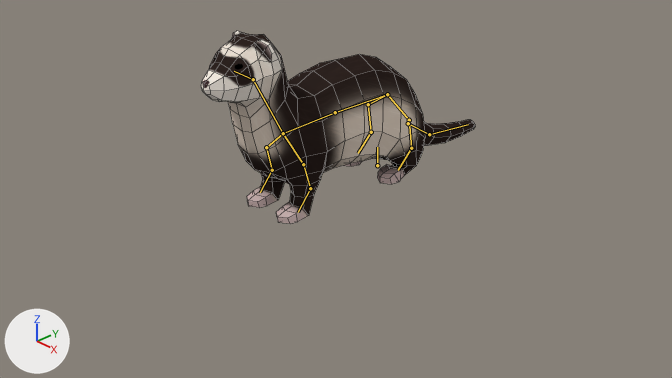
Before and after pictures for a commit that changed the Blender file Assets/Art/3D/Ferret/Ferret.blend.
Camera for both pictures: the file's camera 'Camera'. The lights are fixed; the arrows at lower left show +X, +Y and +Z. The older version comes first. Both versions are drawn at frame 1 of the action 'Ferret_Jump'; the numbers are the values there. The bones that bend it are drawn over the model as lines. Mesh edges are drawn as thin lines.

Names of what the first picture shows: 'Ferret'.
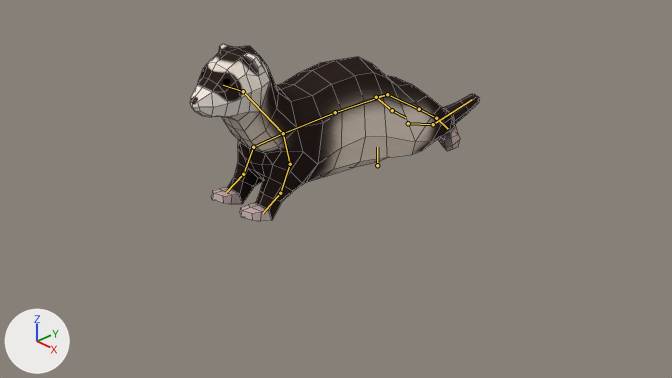
Boxes (x1, y1, x2, y2) around the edits, measured in the pictures (672 x 378 px):
'Ferret', posed (8% shorter): before (201, 31, 475, 224); after (190, 44, 480, 221)
bone 'Neck', root to tip: before (283, 133) to (253, 79); after (283, 133) to (243, 91)
bone 'Head', root to tip: before (253, 79) to (234, 71); after (243, 91) to (223, 85)
bone 'FrontLeg.001.L', root to tip: before (283, 133) to (303, 164); after (283, 133) to (290, 164)
bone 'FrontLeg.003.L', root to tip: before (310, 188) to (298, 212); after (280, 193) to (263, 213)
bone 'FrontLeg.001.R', root to tip: before (283, 133) to (266, 147); after (283, 133) to (253, 147)
bone 'FrontLeg.003.R', root to tip: before (272, 170) to (260, 192); after (243, 174) to (226, 192)
bone 'BackLeg.001.L', root to tip: before (387, 94) to (409, 120); after (387, 94) to (419, 109)
bone 'BackLeg.003.L', root to tip: before (411, 148) to (398, 170); after (436, 118) to (448, 129)
bone 'BackLeg.001.R', root to tip: before (387, 94) to (368, 104); after (387, 94) to (376, 97)
bone 'BackLeg.003.R', root to tip: before (371, 132) to (358, 153); after (392, 110) to (405, 117)
bone 'Tail.001', root to tip: before (408, 123) to (429, 134); after (408, 123) to (433, 124)

Edits to the bpy script that builds the scene:
```text
Change bone_neck:
    where bone_neck = bpy.data.objects['Armature'].pose.bones['Neck']  # child of 'Chest'
    bone_neck.rotation_quaternion: (1.0, 0.0, 0.0, 0.0) -> (0.994, 0.105, 0.0, 0.0)  # degrees (0, 0, 0) -> degrees (12, 0, 0)
Change bone_head:
    where bone_head = bpy.data.objects['Armature'].pose.bones['Head']  # child of 'Neck'
    bone_head.rotation_quaternion: (1.0, 0.0, 0.0, 0.0) -> (0.997, -0.074, 0.0, 0.0)  # degrees (0, 0, 0) -> degrees (-9, 0, 0)
Change bone_frontleg_001_l:
    where bone_frontleg_001_l = bpy.data.objects['Armature'].pose.bones['FrontLeg.001.L']  # child of 'Chest'
    bone_frontleg_001_l.rotation_quaternion: (1.0, 0.0, 0.0, 0.0) -> (0.93, -0.038, -0.278, 0.238)  # degrees (0, 0, 0) -> degrees (-14, -30, 32)
Change bone_frontleg_003_l:
    where bone_frontleg_003_l = bpy.data.objects['Armature'].pose.bones['FrontLeg.003.L']  # child of 'FrontLeg.002.L'
    bone_frontleg_003_l.rotation_quaternion: (1.0, 0.0, 0.0, 0.0) -> (0.98, 0.037, 0.0, -0.197)  # degrees (0, 0, 0) -> degrees (4, 1, -23)
Change bone_frontleg_001_r:
    where bone_frontleg_001_r = bpy.data.objects['Armature'].pose.bones['FrontLeg.001.R']  # child of 'Chest'
    bone_frontleg_001_r.rotation_quaternion: (1.0, 0.0, 0.0, 0.0) -> (0.936, -0.037, 0.267, -0.228)  # degrees (0, 0, 0) -> degrees (-13, 29, -31)
Change bone_frontleg_003_r:
    where bone_frontleg_003_r = bpy.data.objects['Armature'].pose.bones['FrontLeg.003.R']  # child of 'FrontLeg.002.R'
    bone_frontleg_003_r.rotation_quaternion: (1.0, 0.0, 0.0, 0.0) -> (0.985, 0.032, 0.0, 0.168)  # degrees (0, 0, 0) -> degrees (4, -1, 19)
Change bone_backleg_001_l:
    where bone_backleg_001_l = bpy.data.objects['Armature'].pose.bones['BackLeg.001.L']  # child of 'Origin'
    bone_backleg_001_l.rotation_quaternion: (1.0, 0.0, 0.0, 0.0) -> (0.911, 0.037, 0.343, 0.228)  # degrees (0, 0, 0) -> degrees (16, 37, 34)
Change bone_backleg_003_l:
    where bone_backleg_003_l = bpy.data.objects['Armature'].pose.bones['BackLeg.003.L']  # child of 'BackLeg.002.L'
    bone_backleg_003_l.rotation_quaternion: (1.0, 0.0, 0.0, 0.0) -> (0.923, 0.081, 0.0, 0.376)  # degrees (0, 0, 0) -> degrees (9, -4, 44)
Change bone_backleg_001_r:
    where bone_backleg_001_r = bpy.data.objects['Armature'].pose.bones['BackLeg.001.R']  # child of 'Origin'
    bone_backleg_001_r.rotation_quaternion: (1.0, 0.0, 0.0, 0.0) -> (0.942, 0.03, -0.279, -0.185)  # degrees (0, 0, 0) -> degrees (11, -31, -25)
Change bone_backleg_003_r:
    where bone_backleg_003_r = bpy.data.objects['Armature'].pose.bones['BackLeg.003.R']  # child of 'BackLeg.002.R'
    bone_backleg_003_r.rotation_quaternion: (1.0, 0.0, 0.0, 0.0) -> (0.847, 0.112, 0.0, -0.519)  # degrees (0, 0, 0) -> degrees (11, 7, -62)
Change bone_tail_001:
    where bone_tail_001 = bpy.data.objects['Armature'].pose.bones['Tail.001']  # child of 'Origin'
    bone_tail_001.rotation_quaternion: (1.0, 0.0, 0.0, 0.0) -> (0.99, 0.14, 0.0, 0.0)  # degrees (0, 0, 0) -> degrees (16, 0, 0)
```
